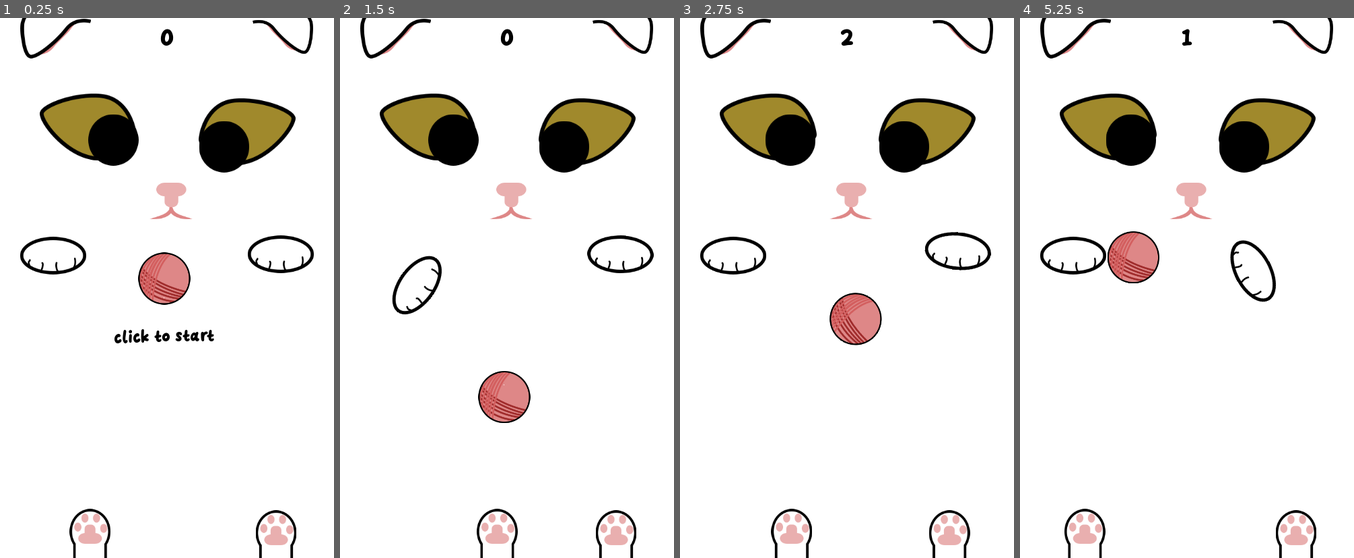
Above: before the commit, frames 1-4 (left to right).
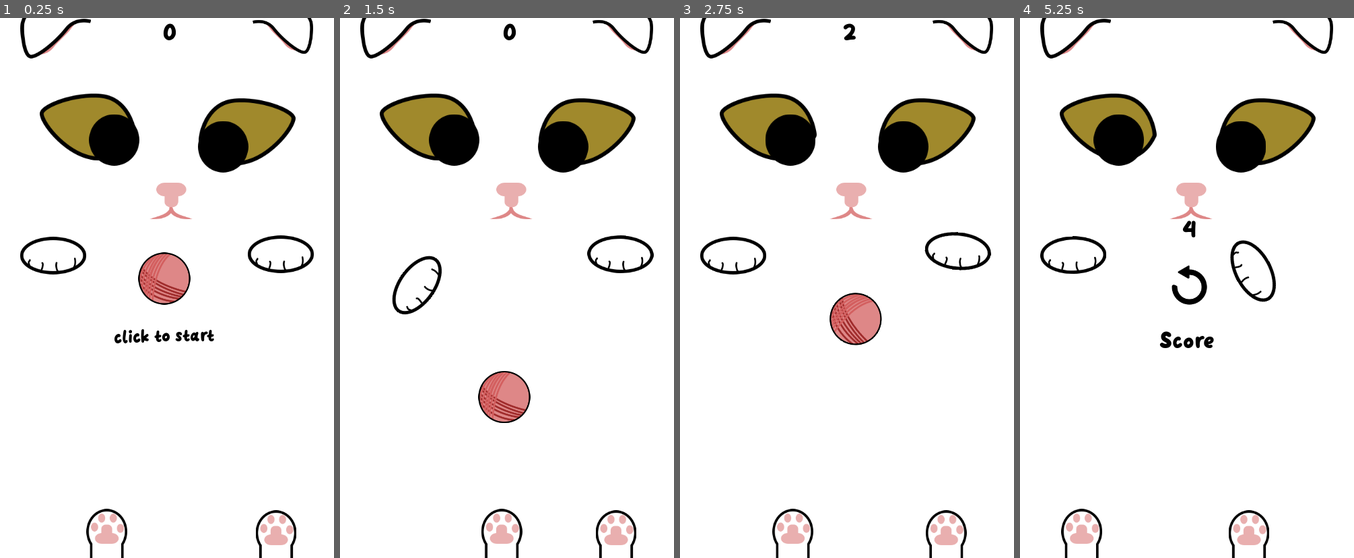
Above: after the commit, the same moments.

Repository: stumpynub/LudwigJam2023
Game: Godot game, scene res://scenes/main.tscn
Two runs of this game, one before a commit and one after it. Both use one fixed random seed, a clock stepped at 60 frames per second and the inputs below.
Inputs (mouse positions are in pixels of both pictures, inside the frame that each line leads up to):
- Up to frame 1 (0.25 s): no input
- Up to frame 2 (1.5 s): tap Enter at 0.5 s; move the mouse to (583, 261) at 0.52 s; click (583, 261) at 0.6 s; move the mouse to (440, 315) at 1.27 s; click (440, 315) at 1.35 s
- Up to frame 3 (2.75 s): move the mouse to (880, 169) at 2.02 s; click (880, 169) at 2.1 s
- Up to frame 4 (5.25 s): move the mouse to (1170, 396) at 2.77 s; click (1170, 396) at 2.85 s; move the mouse to (1290, 369) at 3.52 s; click (1290, 369) at 3.6 s; move the mouse to (1086, 207) at 4.27 s; click (1086, 207) at 4.35 s; move the mouse to (1203, 288) at 5.02 s; click (1203, 288) at 5.1 s

The runs differ from the first frame. In frame 1, 1.1% of the frame differs, in the area x 20-75%, y 1-100%; in frame 2, 0.9%; in frame 3, 1.0%; in frame 4, 4.4%, in the area x 6-89%, y 2-100%.

Commit message:
various fixes + SFX

Diff:
--- /dev/null
+++ b/assets/src/reset.svg
@@ -0,0 +1,102 @@
+<?xml version="1.0" encoding="UTF-8" standalone="no"?>
+<!-- Created with Inkscape (http://www.inkscape.org/) -->
+
+<svg
+   width="120"
+   height="120"
+   viewBox="0 0 31.749999 31.75"
+   version="1.1"
+   id="svg6732"
+   inkscape:export-filename="restart.png"
+   inkscape:export-xdpi="96"
+   inkscape:export-ydpi="96"
+   inkscape:version="1.2.1 (9c6d41e410, 2022-07-14)"
+   sodipodi:docname="reset.svg"
+   xmlns:inkscape="http://www.inkscape.org/namespaces/inkscape"
+   xmlns:sodipodi="http://sodipodi.sourceforge.net/DTD/sodipodi-0.dtd"
+   xmlns="http://www.w3.org/2000/svg"
+   xmlns:svg="http://www.w3.org/2000/svg">
+  <sodipodi:namedview
+     id="namedview6734"
+     pagecolor="#505050"
+     bordercolor="#ffffff"
+     borderopacity="1"
+     inkscape:showpageshadow="0"
+     inkscape:pageopacity="0"
+     inkscape:pagecheckerboard="1"
+     inkscape:deskcolor="#505050"
+     inkscape:document-units="mm"
+     showgrid="false"
+     inkscape:zoom="1.9099422"
+     inkscape:cx="-134.03547"
+     inkscape:cy="43.980388"
+     inkscape:window-width="1920"
+     inkscape:window-height="1009"
+     inkscape:window-x="1912"
+     inkscape:window-y="-8"
+     inkscape:window-maximized="1"
+     inkscape:current-layer="layer1" />
+  <defs
+     id="defs6729">
+    <inkscape:path-effect
+       effect="fillet_chamfer"
+       id="path-effect7089"
+       is_visible="true"
+       lpeversion="1"
+       nodesatellites_param="F,0,0,1,0,6.024171,0,1 @ F,0,0,1,0,4.5867255,0,1 @ F,0,0,1,0,7.0438998,0,1"
+       unit="px"
+       method="auto"
+       mode="F"
+       radius="0"
+       chamfer_steps="1"
+       flexible="false"
+       use_knot_distance="true"
+       apply_no_radius="true"
+       apply_with_radius="true"
+       only_selected="false"
+       hide_knots="false" />
+    <inkscape:path-effect
+       effect="fillet_chamfer"
+       id="path-effect7087"
+       is_visible="true"
+       lpeversion="1"
+       nodesatellites_param="F,0,0,1,0,0,0,1 @ F,0,0,1,0,0,0,1 @ F,0,0,1,0,0,0,1 @ F,0,0,1,0,0,0,1 @ F,0,0,1,0,0,0,1 @ F,0,0,1,0,0.37069246,0,1 @ F,0,0,1,0,1.8433237,0,1 @ F,0,0,1,0,0,0,1 @ F,0,0,1,0,0,0,1 @ F,0,0,1,0,0,0,1"
+       unit="px"
+       method="auto"
+       mode="F"
+       radius="8"
+       chamfer_steps="6"
+       flexible="false"
+       use_knot_distance="true"
+       apply_no_radius="true"
+       apply_with_radius="true"
+       only_selected="true"
+       hide_knots="false" />
+  </defs>
+  <g
+     inkscape:label="Layer 1"
+     inkscape:groupmode="layer"
+     id="layer1">
+    <path
+       id="circle7082"
+       style="fill:#000000;stroke:none;stroke-width:4.4522;stroke-linecap:round;stroke-linejoin:bevel"
+       d="m 15.417922,2.9587339 a 0.45730107,0.45730107 0 0 0 -0.228926,0.061495 L 8.5516744,6.8525531 a 0.6006158,0.6006158 0 0 0 0,1.0402465 l 6.2699016,3.6199344 a 0.70228377,0.70228377 0 0 0 1.053683,-0.608232 V 9.1547381 c 4.438341,2.74e-5 8.036175,3.5978599 8.036202,8.0362019 -2.7e-5,4.438342 -3.597861,8.036175 -8.036202,8.036202 -4.438342,-2.7e-5 -8.0366926,-3.59786 -8.0367194,-8.036202 6.868e-4,-0.07692 0.00279,-0.153622 0.00568,-0.230477 0.0077,-0.204565 -0.129334,-0.437915 -0.3162597,-0.521415 L 6.1600891,15.828232 C 5.2305733,15.413018 4.3078548,15.89016 4.279067,16.90672 c -0.00268,0.09463 -0.00429,0.18951 -0.00465,0.28422 8.17e-5,6.406777 5.1940662,11.600244 11.6008429,11.600326 6.406771,-8.2e-5 11.600243,-5.19355 11.600325,-11.600326 C 27.475502,10.784164 22.282034,5.5906963 15.875259,5.5906146 V 3.4160703 A 0.45730107,0.45730107 0 0 0 15.417922,2.9587339 Z" />
+    <path
+       sodipodi:type="star"
+       style="fill:none;stroke:none;stroke-width:4.99999;stroke-linecap:round;stroke-linejoin:bevel"
+       id="path6967"
+       inkscape:flatsided="true"
+       sodipodi:sides="3"
+       sodipodi:cx="-12.675448"
+       sodipodi:cy="5.7489743"
+       sodipodi:r1="14.36605"
+       sodipodi:r2="7.1830244"
+       sodipodi:arg1="3.0788731"
+       sodipodi:arg2="4.1260706"
+       inkscape:rounded="0"
+       inkscape:randomized="0"
+       d="M -27.013251,6.6494159 -6.2863523,-7.118148 -4.7267417,17.715655 Z"
+       inkscape:transform-center-x="3.1945478"
+       inkscape:transform-center-y="-0.45022093" />
+  </g>
+</svg>
--- a/scenes/main.tscn
+++ b/scenes/main.tscn
@@ -1,6 +1,7 @@
-[gd_scene load_steps=16 format=3 uid="uid://gtmdljwugqnm"]
+[gd_scene load_steps=22 format=3 uid="uid://gtmdljwugqnm"]
 
 [ext_resource type="Script" path="res://scripts/game.gd" id="1_bj8u5"]
+[ext_resource type="AudioStream" uid="uid://xwaxk1t01sux" path="res://assets/audio/hit.ogg" id="2_4pu2i"]
 [ext_resource type="Texture2D" uid="uid://d3i8jn4j5wue4" path="res://assets/sprites/eye.png" id="2_gpesa"]
 [ext_resource type="Texture2D" uid="uid://bl025lgwh5tsf" path="res://assets/sprites/pupil.png" id="3_oubem"]
 [ext_resource type="Script" path="res://scripts/pupil.gd" id="4_biwl2"]
@@ -12,6 +13,8 @@
 [ext_resource type="AudioStream" uid="uid://0anahopy7ktj" path="res://assets/audio/cat_purrsleepy_loop.wav" id="10_wjpvb"]
 [ext_resource type="Theme" path="res://assets/theme.tres" id="11_wrk25"]
 [ext_resource type="Script" path="res://scripts/yarn_spawner.gd" id="12_y41bc"]
+[ext_resource type="Texture2D" uid="uid://cvyyw26of20ju" path="res://assets/sprites/restart.png" id="14_nk03o"]
+[ext_resource type="AudioStream" uid="uid://b6c06hwpxnmgs" path="res://assets/audio/meow.wav" id="15_qkrqa"]
 
 [sub_resource type="RectangleShape2D" id="RectangleShape2D_b7oa0"]
 size = Vector2(522.5, 20)
@@ -21,10 +24,99 @@
 
 [sub_resource type="RectangleShape2D" id="RectangleShape2D_pewp5"]
 size = Vector2(831.5, 20)
+
+[sub_resource type="Animation" id="Animation_xvpfu"]
+resource_name = "end"
+tracks/0/type = "value"
+tracks/0/imported = false
+tracks/0/enabled = true
+tracks/0/path = NodePath("PointsLabel:position")
+tracks/0/interp = 1
+tracks/0/loop_wrap = true
+tracks/0/keys = {
+"times": PackedFloat32Array(0, 0.2),
+"transitions": PackedFloat32Array(1, 1),
+"update": 0,
+"values": [Vector2(0, 0), Vector2(0, 500)]
+}
+tracks/1/type = "value"
+tracks/1/imported = false
+tracks/1/enabled = true
+tracks/1/path = NodePath("LabelScore:visible")
+tracks/1/interp = 1
+tracks/1/loop_wrap = true
+tracks/1/keys = {
+"times": PackedFloat32Array(0),
+"transitions": PackedFloat32Array(1),
+"update": 1,
+"values": [true]
+}
+tracks/2/type = "value"
+tracks/2/imported = false
+tracks/2/enabled = true
+tracks/2/path = NodePath("TextureButton:visible")
+tracks/2/interp = 1
+tracks/2/loop_wrap = true
+tracks/2/keys = {
+"times": PackedFloat32Array(0),
+"transitions": PackedFloat32Array(1),
+"update": 1,
+"values": [true]
+}
+
+[sub_resource type="Animation" id="Animation_qqslt"]
+length = 0.001
+tracks/0/type = "value"
+tracks/0/imported = false
+tracks/0/enabled = true
+tracks/0/path = NodePath("PointsLabel:position")
+tracks/0/interp = 1
+tracks/0/loop_wrap = true
+tracks/0/keys = {
+"times": PackedFloat32Array(0),
+"transitions": PackedFloat32Array(1),
+"update": 0,
+"values": [Vector2(0, 0)]
+}
+tracks/1/type = "value"
+tracks/1/imported = false
+tracks/1/enabled = true
+tracks/1/path = NodePath("LabelScore:visible")
+tracks/1/interp = 1
+tracks/1/loop_wrap = true
+tracks/1/keys = {
+"times": PackedFloat32Array(0),
+"transitions": PackedFloat32Array(1),
+"update": 1,
+"values": [false]
+}
+tracks/2/type = "value"
+tracks/2/imported = false
+tracks/2/enabled = true
+tracks/2/path = NodePath("TextureButton:visible")
+tracks/2/interp = 1
+tracks/2/loop_wrap = true
+tracks/2/keys = {
+"times": PackedFloat32Array(0),
+"transitions": PackedFloat32Array(1),
+"update": 1,
+"values": [false]
+}
+
+[sub_resource type="AnimationLibrary" id="AnimationLibrary_ko5nx"]
+_data = {
+"RESET": SubResource("Animation_qqslt"),
+"end": SubResource("Animation_xvpfu")
+}
 
 [node name="Node2D" type="Node2D"]
 process_mode = 3
 script = ExtResource("1_bj8u5")
+
+[node name="HitPlayer" type="AudioStreamPlayer" parent="."]
+stream = ExtResource("2_4pu2i")
+volume_db = -27.239
+pitch_scale = 0.76
 
 [node name="ColorRect" type="ColorRect" parent="."]
 offset_left = -1.0
@@ -131,12 +223,15 @@
 
 [node name="AudioStreamPlayer" type="AudioStreamPlayer" parent="."]
 stream = ExtResource("10_wjpvb")
+volume_db = -30.953
 autoplay = true
 
 [node name="PointsLabel" type="Label" parent="."]
-offset_top = 8.0
-offset_right = 496.0
-offset_bottom = 53.0
+anchors_preset = 10
+anchor_right = 1.0
+offset_right = 504.0
+offset_bottom = 45.0001
+grow_horizontal = 2
 theme = ExtResource("11_wrk25")
 text = "0"
 horizontal_alignment = 1
@@ -157,4 +252,32 @@
 bbcode_enabled = true
 text = "[center][wave]click to start[/wave][/center]"
 
+[node name="AnimationPlayer" type="AnimationPlayer" parent="."]
+libraries = {
+"": SubResource("AnimationLibrary_ko5nx")
+}
+
+[node name="LabelScore" type="Label" parent="."]
+visible = false
+offset_top = 456.0
+offset_right = 496.0
+offset_bottom = 501.0
+theme = ExtResource("11_wrk25")
+text = "Score"
+horizontal_alignment = 1
+
+[node name="TextureButton" type="TextureButton" parent="."]
+visible = false
+offset_left = 216.0
+offset_top = 360.0
+offset_right = 336.0
+offset_bottom = 480.0
+scale = Vector2(0.59332, 0.59332)
+texture_normal = ExtResource("14_nk03o")
+
+[node name="Meow" type="AudioStreamPlayer" parent="."]
+stream = ExtResource("15_qkrqa")
+pitch_scale = 2.13
+
 [connection signal="timeout" from="Timer" to="." method="_on_timer_timeout"]
+[connection signal="pressed" from="TextureButton" to="." method="_on_texture_button_pressed"]
--- a/scenes/yarn.tscn
+++ b/scenes/yarn.tscn
@@ -1,7 +1,8 @@
-[gd_scene load_steps=5 format=3 uid="uid://cca0ue76ednpv"]
+[gd_scene load_steps=6 format=3 uid="uid://cca0ue76ednpv"]
 
 [ext_resource type="Script" path="res://scripts/yarn.gd" id="1_kat1b"]
 [ext_resource type="Texture2D" uid="uid://dxkiyta3ymqpa" path="res://assets/sprites/ball.png" id="2_7qt7u"]
+[ext_resource type="AudioStream" uid="uid://cqmjmtpts3pwo" path="res://assets/audio/pop.ogg" id="3_2qnqv"]
 
 [sub_resource type="PhysicsMaterial" id="PhysicsMaterial_cv4ev"]
 friction = 0.0
@@ -16,6 +17,8 @@
 physics_material_override = SubResource("PhysicsMaterial_cv4ev")
 gravity_scale = 0.5
 continuous_cd = 2
+max_contacts_reported = 5
+contact_monitor = true
 script = ExtResource("1_kat1b")
 
 [node name="YarnSprite" type="Sprite2D" parent="."]
@@ -26,6 +29,7 @@
 scale = Vector2(0.556, 0.556)
 shape = SubResource("CircleShape2D_fd8cv")
 
-[node name="CPUParticles2D" type="CPUParticles2D" parent="."]
-scale = Vector2(0.556, 0.556)
-explosiveness = 1.0
+[node name="HitPlayer" type="AudioStreamPlayer2D" parent="."]
+stream = ExtResource("3_2qnqv")
+volume_db = -26.001
+pitch_scale = 0.99
--- a/scripts/game.gd
+++ b/scripts/game.gd
@@ -9,7 +9,7 @@
 @onready var right_paw = $RightPaw
 @onready var start_left = left_paw.global_position
 @onready var start_right = right_paw.global_position
-
+@onready var hit_player = $HitPlayer
 @onready var left_foot = $LeftFoot
 @onready var right_foot = $RightFoot
 
@@ -20,7 +20,7 @@
 var lowest_yarn = null
 var left_kicked = false
 var right_kicked = false
-
+var end = false
 # Called when the node enters the scene tree for the first time.
 func _ready():
 	for node in get_tree().get_nodes_in_group("yarn"):
@@ -44,7 +44,10 @@
 				lowest_yarn = yarn
 
 	if lowest_yarn.global_position.y >= get_viewport_rect().size.y:
-		get_tree().reload_current_scene()
+		if !end:
+			$AnimationPlayer.play("end")
+			$Meow.play()
+			end = true
 	# paw hitting
 	if Input.is_action_just_pressed("click"):
 		if get_global_mouse_position().x < get_viewport_rect().size.x / 2:
@@ -71,31 +74,34 @@
 	left_foot.global_position.x = clamp(left_foot.global_position.x, 0, get_viewport_rect().size.x)
 	right_foot.global_position.x = clamp(right_foot.global_position.x, 0, get_viewport_rect().size.x)
 
-	if is_ball_left():
-		left_foot.global_position.x = lerp(left_foot.global_position.x, lowest_yarn.global_position.x, delta * 2)
+	if !end:
+		if is_ball_left():
+			left_foot.global_position.x = lerp(left_foot.global_position.x, lowest_yarn.global_position.x, delta * 3)
 
-		var d = left_foot.global_position.distance_to(lowest_yarn.global_position)
+			var d = left_foot.global_position.distance_to(lowest_yarn.global_position)
 
-		if d < 50 and !left_kicked:
-			left_kicked = true
-			left_foot.global_position.y -= 15
-			lowest_yarn.linear_velocity.y = 5
-			points += 1
-			lowest_yarn.apply_central_impulse((Vector2.UP * 100) + (Vector2.RIGHT * randf_range(-100, 100)))
-		elif d > 50:
-			left_kicked = false
-	else:
-		right_foot.global_position.x = lerp(right_foot.global_position.x, lowest_yarn.global_position.x, delta * 2)
+			if d < 50 and !left_kicked:
+				left_kicked = true
+				left_foot.global_position.y -= 15
+				lowest_yarn.linear_velocity.y = 5
+				points += 1
+				lowest_yarn.apply_central_impulse((Vector2.UP * 100) + (Vector2.RIGHT * randf_range(-100, 100)))
+				hit_player.play()
+			elif d > 50:
+				left_kicked = false
+		else:
+			right_foot.global_position.x = lerp(right_foot.global_position.x, lowest_yarn.global_position.x, delta * 3)
 
-		var d = right_foot.global_position.distance_to(lowest_yarn.global_position)
-		if d < 50 and !right_kicked:
-			right_kicked = true
-			points += 1
-			right_foot.global_position.y -= 15
-			lowest_yarn.linear_velocity.y = 5
-			lowest_yarn.apply_central_impulse((Vector2.UP * 100) + (Vector2.RIGHT * randf_range(-100, 100)))
-		elif d > 50:
-			right_kicked = false
+			var d = right_foot.global_position.distance_to(lowest_yarn.global_position)
+			if d < 50 and !right_kicked:
+				right_kicked = true
+				points += 1
+				right_foot.global_position.y -= 15
+				lowest_yarn.linear_velocity.y = 5
+				lowest_yarn.apply_central_impulse((Vector2.UP * 100) + (Vector2.RIGHT * randf_range(-100, 100)))
+				hit_player.play()
+			elif d > 50:
+				right_kicked = false
 
 
 
@@ -116,9 +122,11 @@
 
 		if left_dist < 100:
 			apply_force(left_paw, yarn)
+			hit_player.play()
 			points += 1
 		if right_dist < 100:
 			apply_force(right_paw, yarn)
+			hit_player.play()
 			points += 1
 
 
@@ -143,3 +151,9 @@
 		return lowest_yarn.global_position.x < get_viewport_rect().size.x / 2
 	else:
 		return false
+
+
+
+
+func _on_texture_button_pressed():
+	get_tree().reload_current_scene()
--- a/scripts/pupil.gd
+++ b/scripts/pupil.gd
@@ -10,6 +10,7 @@
 
 # Called every frame. 'delta' is the elapsed time since the previous frame.
 func _process(delta):
-	global_position = lerp(global_position, game.lowest_yarn.global_position, delta)
-	global_position.x = clamp(global_position.x, start_pos.x - 10, start_pos.x + 10)
-	global_position.y = clamp(global_position.y, start_pos.y - 10, start_pos.y + 10)
+	if !game.end:
+		global_position.x = clamp(global_position.x, start_pos.x - 10, start_pos.x + 10)
+		global_position = lerp(global_position, game.lowest_yarn.global_position, delta)
+		global_position.y = clamp(global_position.y, start_pos.y - 10, start_pos.y + 10)
--- a/scripts/yarn.gd
+++ b/scripts/yarn.gd
@@ -5,6 +5,11 @@
 func _ready():
 	pass # Replace with function body.
 
+func _process(delta):
+	if get_colliding_bodies().size() > 0:
+		print("coasdf")
+		$HitPlayer.play()
+
 
 func hit():
 
Not shown, added: assets/audio/hit.ogg.import
Not shown, added: assets/audio/meow.ogg.import
Not shown, added: assets/audio/meow.wav.import
Not shown, added: assets/audio/pop.ogg.import
Binary file added: assets/sprites/restart.png
Not shown, added: assets/sprites/restart.png.import
Not shown, added: assets/src/reset.svg.import
Not shown, added: assets/audio/hit.ogg
Not shown, added: assets/audio/meow.ogg
Not shown, added: assets/audio/meow.wav
Not shown, added: assets/audio/pop.ogg
